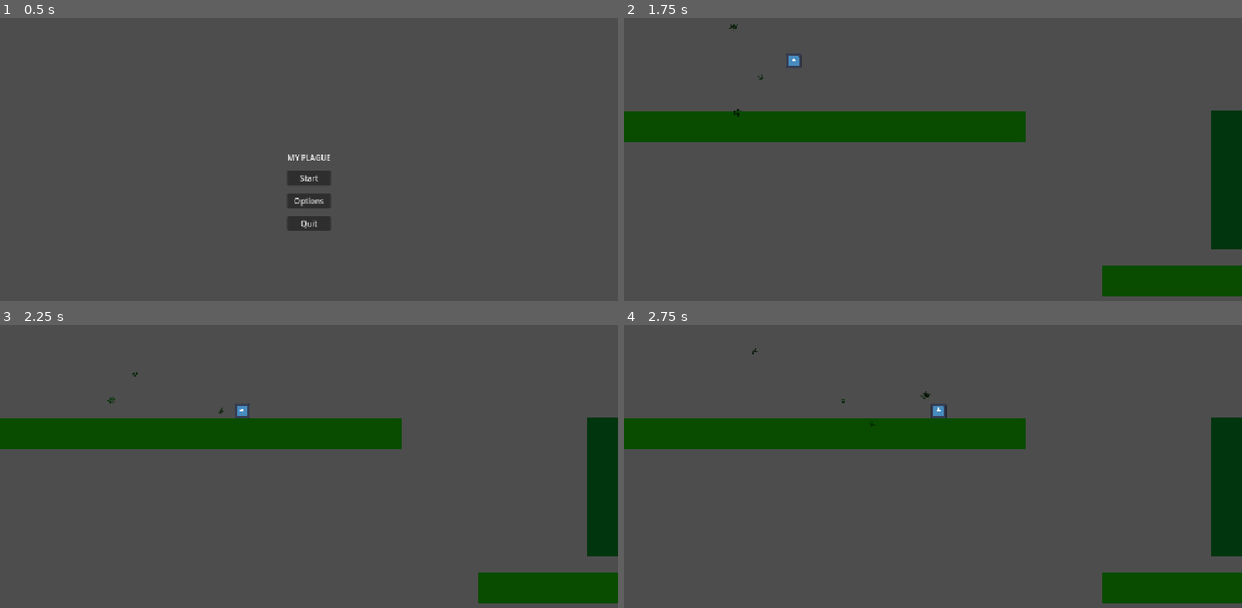
Above: before the commit, frames 1-4 (two rows, left to right).
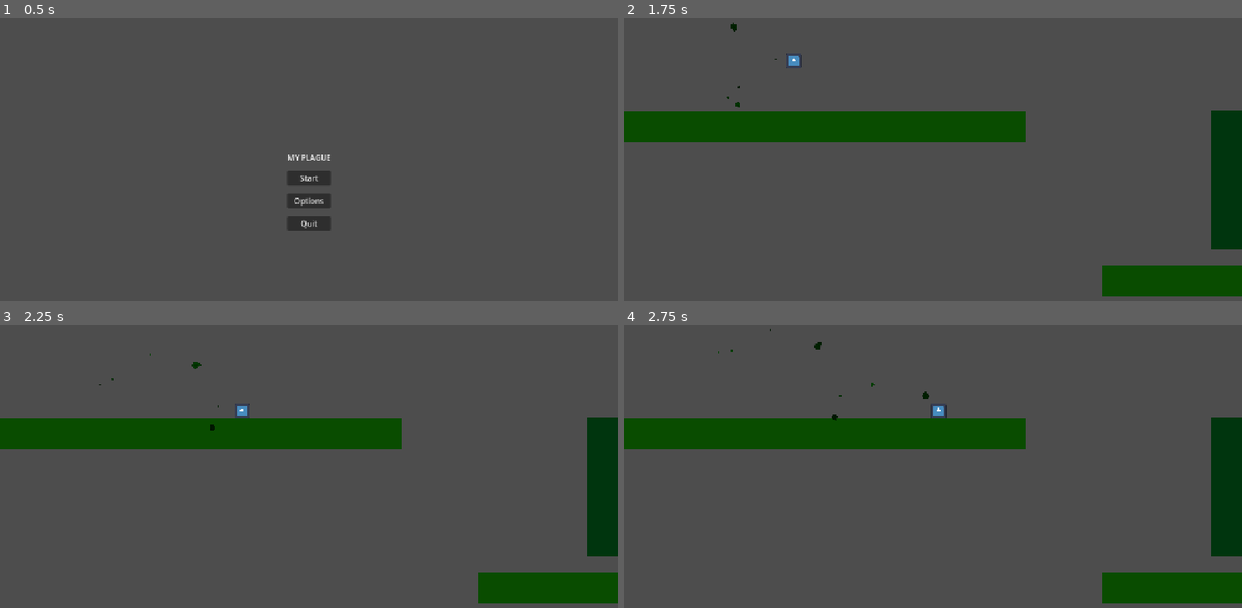
Above: after the commit, the same moments.

Repository: jpbmoura/gmtk-gamejam
Game: Godot game, scene res://scenes/menu/main_menu.tscn
Same seed, same stepped clock (60 frames per second), same inputs: the game is played once before the commit and once after it. The engine's default icon, where the game draws it, is replaced by a stand-in: a white triangle on a blue panel in a dark square.
Inputs:
- Up to frame 1 (0.5 s): no input
- Up to frame 2 (1.75 s): click "Start" at 0.5 s; tap Enter (ui_accept) at 1.25, 1.52 s; hold Right (ui_right) from 1.28 s (still down)
- Up to frame 3 (2.25 s): keep holding Right (ui_right)
- Up to frame 4 (2.75 s): keep holding Right (ui_right); tap Enter (ui_accept) at 2.27 s

Frame 1 is identical in both runs. In frame 2, less than 0.1% of the frame differs, in the area x 16-25%, y 1-35%; in frame 3, less than 0.1%; in frame 4, less than 0.1%, in the area x 15-50%, y 1-36%.

Commit message:
feat: new poison particle sprite

Diff:
--- a/scenes/levels/level_1.tscn
+++ b/scenes/levels/level_1.tscn
@@ -5,7 +5,7 @@
 [ext_resource type="Script" uid="uid://bxowh1g00b0lj" path="res://scenes/player/player.gd" id="2_x42e6"]
 [ext_resource type="Texture2D" uid="uid://byaakvrxlx1jm" path="res://icon.svg" id="3_6761a"]
 [ext_resource type="Script" uid="uid://3clmk6063l62" path="res://scenes/levels/killzone.gd" id="4_x42e6"]
-[ext_resource type="Texture2D" uid="uid://c3uo55barugsl" path="res://assets/poison.png" id="6_sk5k4"]
+[ext_resource type="Texture2D" uid="uid://bxiknj3a8gggl" path="res://assets/particles/posion_2.png" id="6_sk5k4"]
 
 [sub_resource type="RectangleShape2D" id="RectangleShape2D_kiblc"]
 size = Vector2(64, 288)
@@ -18,7 +18,7 @@
 
 [sub_resource type="Curve" id="Curve_sk5k4"]
 _limits = [-1.0, 1.0, 0.0, 2.0]
-_data = [Vector2(0, -1), 0.0, 0.0, 0, 0, Vector2(0.96808517, 0.9775281), 0.0, 0.0, 0, 0, Vector2(1.9468086, -0.9101125), 0.0, 0.0, 0, 0]
+_data = [Vector2(0, -1), 0.0, 0.0, 0, 0, Vector2(0.96808517, 0.9775281), 0.0, 0.0, 0, 0, Vector2(1.9787235, 0.9325843), -1.9498698, 0.0, 0, 0]
 point_count = 3
 
 [node name="Level1" type="Node2D" unique_id=2117434212 node_paths=PackedStringArray("spawn", "player")]
@@ -79,7 +79,6 @@
 modulate = Color(0, 0.7695679, 0.16358232, 1)
 self_modulate = Color(0, 0.40784314, 0.1882353, 1)
 oversampling_with_scale = 1
-amount = 4
 texture = ExtResource("6_sk5k4")
 lifetime = 2.0
 lifetime_randomness = 0.5
@@ -91,7 +90,7 @@
 radial_accel_min = 20.0
 radial_accel_max = 20.0
 angle_max = 399.2
-scale_amount_min = 0.3
+scale_amount_min = 0.1
 scale_amount_max = 0.5
 color = Color(3.946722e-06, 0.80765486, 0.28803572, 1)
 hue_variation_min = 0.5
Renamed: assets/poison.png -> assets/particles/poison.png
Not shown, added: assets/particles/poison.png.import
Binary file added: assets/particles/posion_2.png
Not shown, changed: assets/particles/posion_2.png.import
